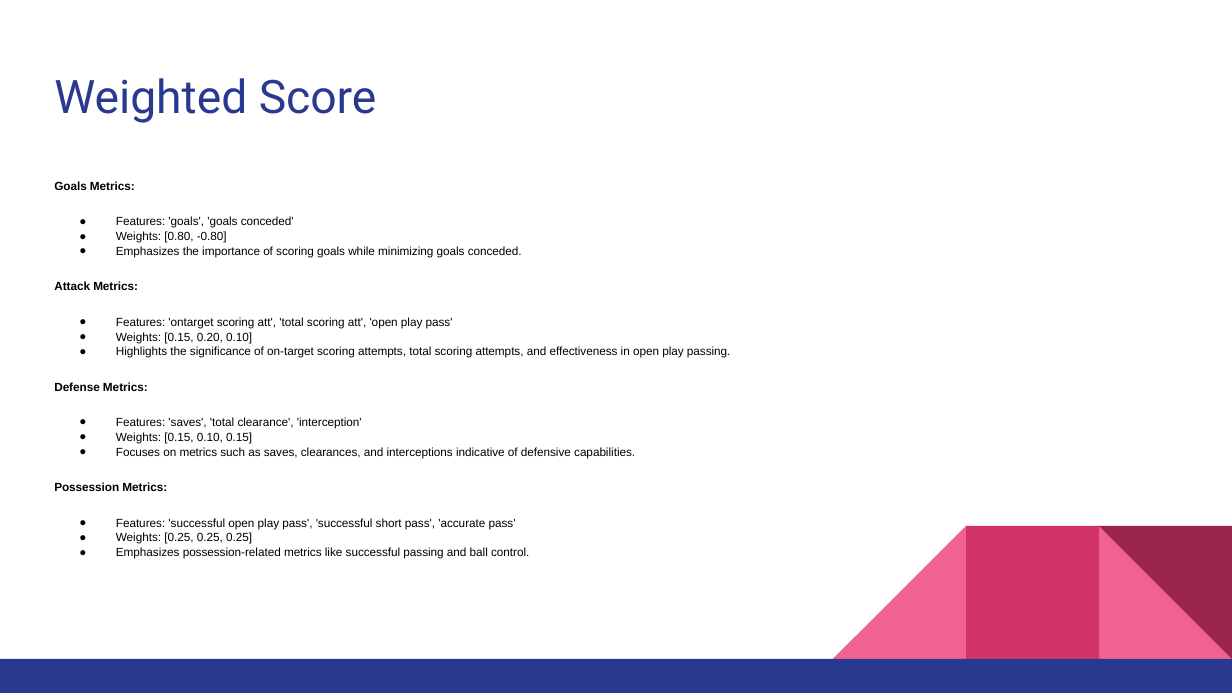
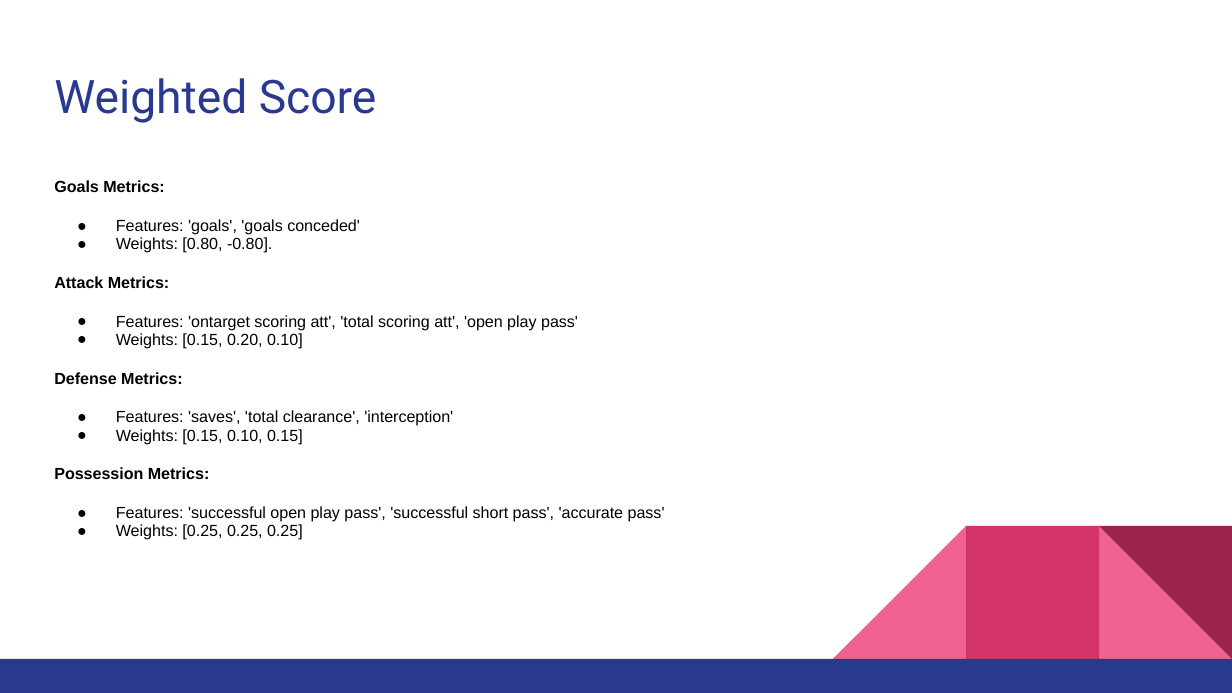
Before and after one commit to Tobin786/Major-league-Soccer-Analytics, a slide deck: slide 16 of MLS.pptx (slide 15 before the commit). Drawn at 1232x693 pixels with LibreOffice and Linux fonts; fonts in the diff are those of the drawing. Boxes give left, top, right and bottom in pixels: in the first picture for what was removed or moved away, otherwise in the second. Text is boxed around its words. In the diff, an @@ line names an element or a change of style, - is before the commit and + after.

```diff
--- a/MLS.pptx
+++ b/MLS.pptx
@@ text at [54,180,665,540]: size 6.9 to 9.3 pt; line spacing 1.05 to 0.95; indent changed @@
@@ text at [116,237,272,253]: text changed; size 6.9 to 9.3 pt @@
-● Weights: [0.80, -0.80]
-● Emphasizes the importance of scoring goals while minimizing goals conceded.
+● Weights: [0.80, -0.80].
@@ text at [116,346,731,358]: paragraph removed @@
-● Highlights the significance of on-target scoring attempts, total scoring attempts, and effectiveness in open play passing.
@@ text at [116,447,635,459]: paragraph removed @@
-● Focuses on metrics such as saves, clearances, and interceptions indicative of defensive capabilities.
@@ text at [116,547,529,559]: paragraph removed @@
-● Emphasizes possession-related metrics like successful passing and ball control.
```
Also in this commit, not shown: 5 other slides changed, 2 slides added, 1 other file.
